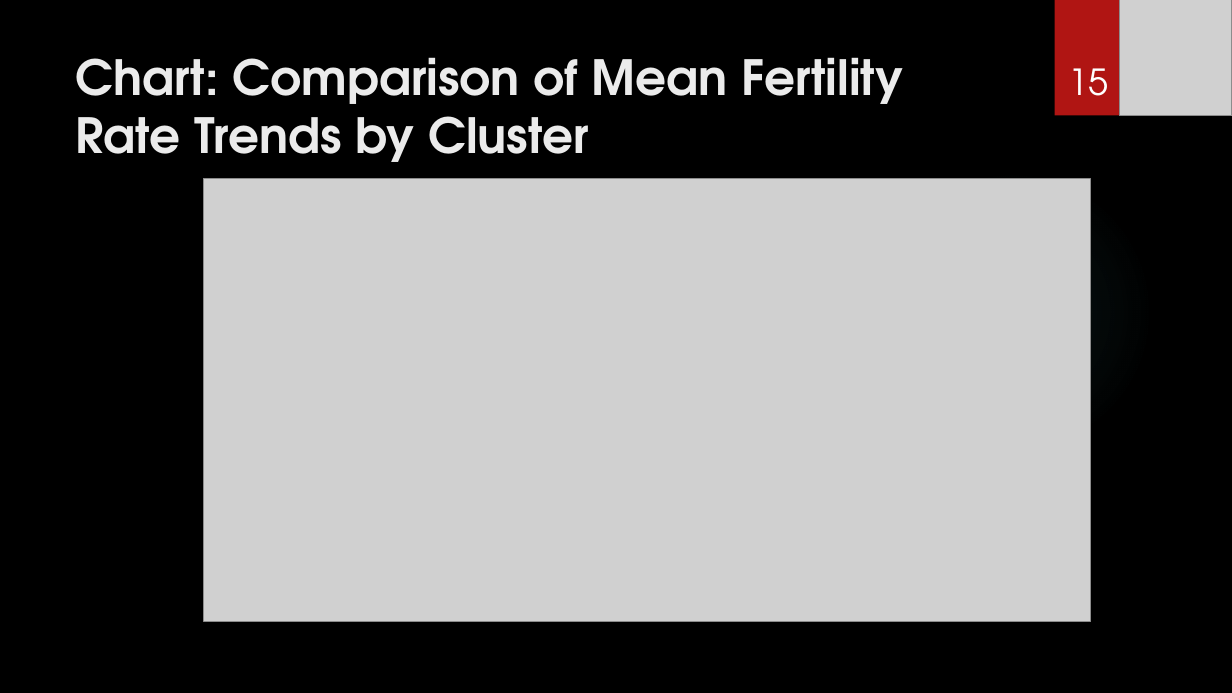
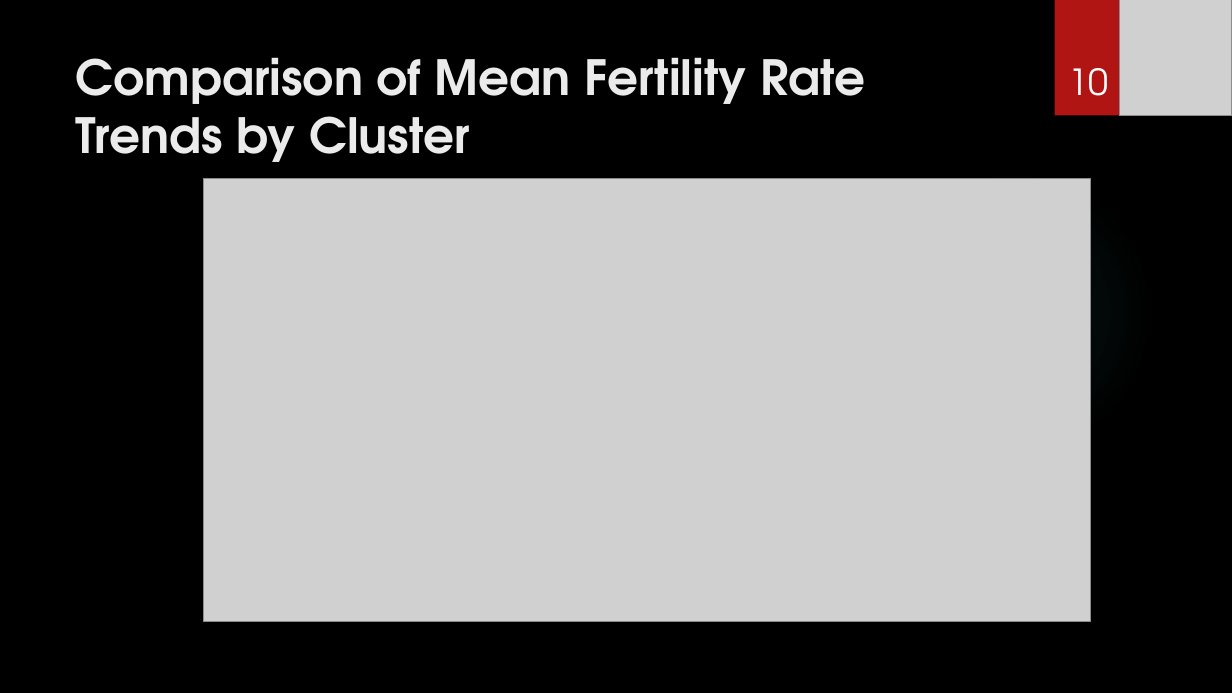
Before and after one commit to Habibi1988/The-Final-Project, a slide deck: slide 10 of Fertility Trends and Their Correlation with GDP per Capita.pptx (slide 15 before the commit). Drawn at 1232x693 pixels with LibreOffice and Linux fonts; fonts in the diff are those of the drawing; grey boxes stand for pictures; background and template pictures are left out. Boxes give left, top, right and bottom in pixels: in the first picture for what was removed or moved away, otherwise in the second. Text is boxed around its words. In the diff, an @@ line names an element or a change of style, - is before the commit and + after.

```diff
--- a/Fertility Trends and Their Correlation with GDP per Capita.pptx
+++ b/Fertility Trends and Their Correlation with GDP per Capita.pptx
@@ title at box(75, 57, 865, 162): text changed @@
-Chart: Comparison of Mean Fertility Rate Trends by Cluster
+Comparison of Mean Fertility Rate Trends by Cluster
@@ page number at box(1069, 68, 1109, 96): text changed @@
-15
+10
```
Also in this commit, not shown: 5 other slides changed, 1 slide added.
